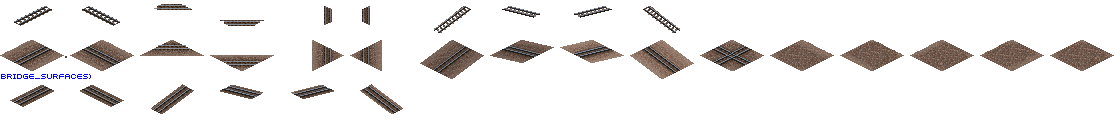
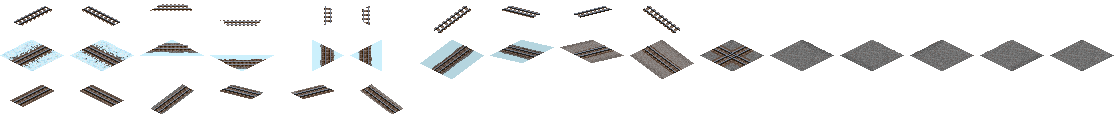
Revision of a layered 1120 × 120 image; what changed, layer by layer:
added group "Snow" with 1 layers above "1435/1372" over [0, 40, 554, 79]
added layer "Snow Overlay cleared" in group "Snow" over [0, 40, 554, 79]
hid "Wooden Sleepers Overlap (Diesel stain)", painted on it over [13, 4, 752, 113]
removed layer "Overlay" from group "1435/1372" over [0, 4, 753, 114]
added layer "Track Base" in group "1435/1372" over [0, 4, 753, 114]
showed "Shink Ballast" over [0, 16, 1114, 114]
